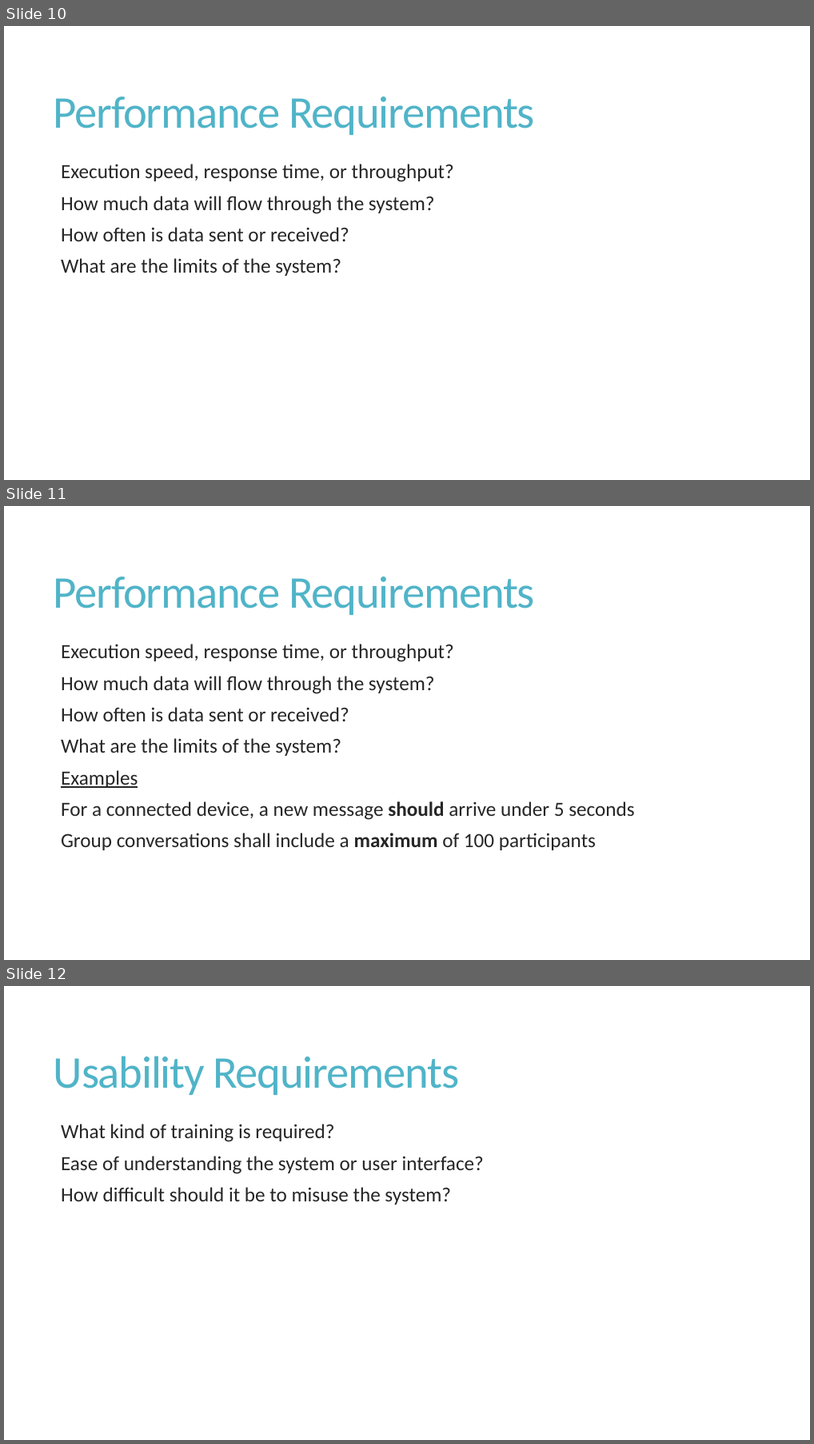
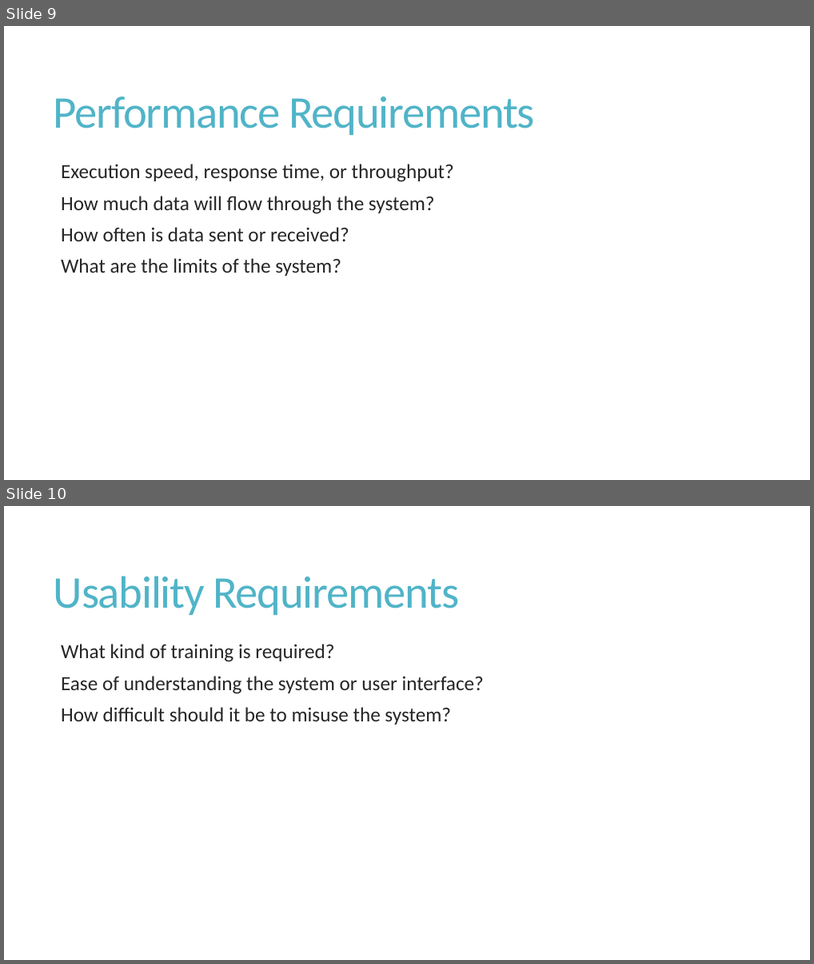
Before and after one commit to shabbir-hussain/ecse321tutorials, a slide deck: 02-requirementsSpecification.pptx. Shown one above the other, each under a label of ours: slides 10, 11 and 12 before the commit, slides 9 and 10 after it. The pictures are 814x1444 and 814x964 pixels, drawn with LibreOffice and Linux fonts; fonts in the diff are those of the drawing. Boxes give left, top, right and bottom in pixels: in the first picture for what was removed or moved away, otherwise in the second. Text is boxed around its words. In the diff, an @@ line names an element or a change of style, - is before the commit and + after.

```diff
--- a/02-requirementsSpecification.pptx
+++ b/02-requirementsSpecification.pptx
@@ slide 11 removed at [4, 506, 810, 960], background #FFFFFF @@
@@ title removed at [54, 576, 535, 615] @@
-Performance Requirements
@@ text removed at [61, 644, 634, 850] @@
-  Execution speed, response time, or throughput?
-  How much data will flow through the system?
-  How often is data sent or received?
-  What are the limits of the system?
-  Examples
-  For a connected device, a new message should arrive under 5 seconds
-  Group conversations shall include a maximum of 100 participants
@@ what was slide 10 is now slide 9 @@
@@ what was slide 12 is now slide 10 @@
```
Also in this commit, not shown: 8 other slides removed.
